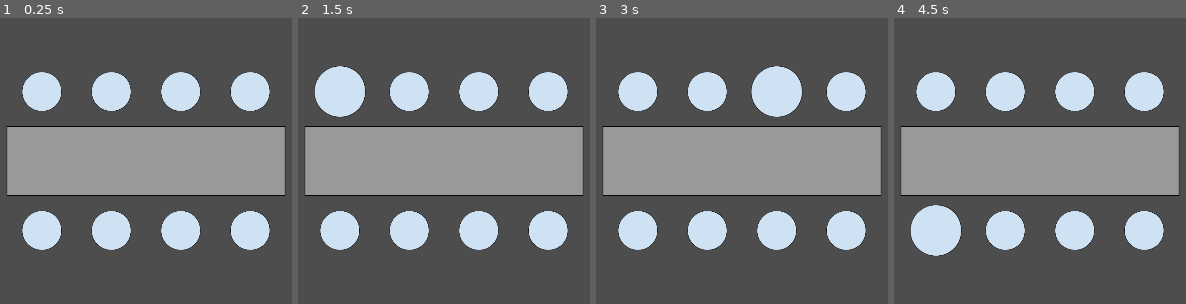
Above: before the commit, frames 1-4 (left to right).
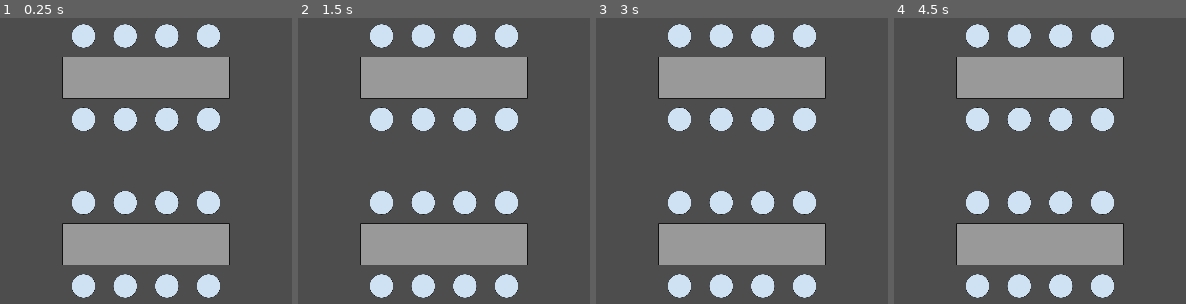
Above: after the commit, the same moments.

Repository: KaiTheRedNinja/BalancedTableGodot
Game: Godot game, scene res://TableArrangement.tscn
The game is run twice, just before and just after one commit, with the same random seed, the same clock (stepped at 60 frames per second) and the same inputs.
Inputs (mouse positions are in pixels of both pictures, inside the frame that each line leads up to):
- Up to frame 1 (0.25 s): no input
- Up to frame 2 (1.5 s): tap Enter at 0.5 s; click (444, 161) at 0.67 s; tap Space at 1.25 s; move the mouse to (338, 92) at 1.27 s; click (338, 92) at 1.42 s
- Up to frame 3 (3 s): tap Enter at 2 s; move the mouse to (706, 92) at 2.02 s; click (706, 92) at 2.17 s; tap Space at 2.75 s; move the mouse to (777, 92) at 2.77 s; click (777, 92) at 2.92 s
- Up to frame 4 (4.5 s): tap Enter at 3.5 s; move the mouse to (1145, 92) at 3.52 s; click (1145, 92) at 3.67 s; tap Space at 4.25 s; move the mouse to (934, 229) at 4.27 s; click (934, 229) at 4.42 s

The runs differ from the first frame. In frame 1, 55% of the frame differs, in the area x 2-98%, y 2-98%; in frame 2, 56%; in frame 3, 56%; in frame 4, 56%.

Commit message:
Add second table

Diff:
--- a/TableArrangement.gd
+++ b/TableArrangement.gd
@@ -1,4 +1,6 @@
 extends Node2D
+
+const cellWidth = 100
 
 @export var table_scene: PackedScene
 @export var seat_scene: PackedScene
@@ -13,23 +15,28 @@
 
 func setupTable():
 	var screen_size = get_viewport_rect().size
-	var table = table_scene.instantiate()
-	var tablePos = (screen_size) /2
-	table.position = tablePos
-	add_child(table)
+	var centerPos = (screen_size) /2
+	for tableIndex in range(2):
+		var table = table_scene.instantiate()
+		# To break down the magic value
+		# 2 -> Position of the first table from the center
+		# 4 -> Number of cells lower the second table is from the first
+		# -4*tableIndex -> 0 if table index is 0, -4 if table index is 1
+		var tablePos = centerPos - Vector2(0, (2-4*tableIndex) * cellWidth)
+		table.position = tablePos
+		add_child(table)
 
-	const cellWidth = 100
-	for index in range(8):
-		# this is relative to the position of the table
-		var height = (-1 if index < 4 else 1)*cellWidth
-		var width = (-1.5*cellWidth) + index%4 * cellWidth
-		var newSeat = seat_scene.instantiate()
-		newSeat.position = tablePos + Vector2(width, height)
-		newSeat.clicked.connect(
-			Callable(_on_seat_click)
-				.bind(index))
-		add_child(newSeat)
-		seats.append(newSeat)
+		for seatIndex in range(8):
+			# this is relative to the position of the table
+			var height = (-1 if seatIndex < 4 else 1)*cellWidth
+			var width = (-1.5*cellWidth) + seatIndex%4 * cellWidth
+			var newSeat = seat_scene.instantiate()
+			newSeat.position = tablePos + Vector2(width, height)
+			newSeat.clicked.connect(
+				Callable(_on_seat_click)
+					.bind(seatIndex + tableIndex*8))
+			add_child(newSeat)
+			seats.append(newSeat)
 
 # Called every frame. 'delta' is the elapsed time since the previous frame.
 func _process(delta):
--- a/project.godot
+++ b/project.godot
@@ -17,4 +17,6 @@
 
 [display]
 
+window/size/viewport_width=1920
+window/size/viewport_height=1080
 window/stretch/mode="canvas_items"
